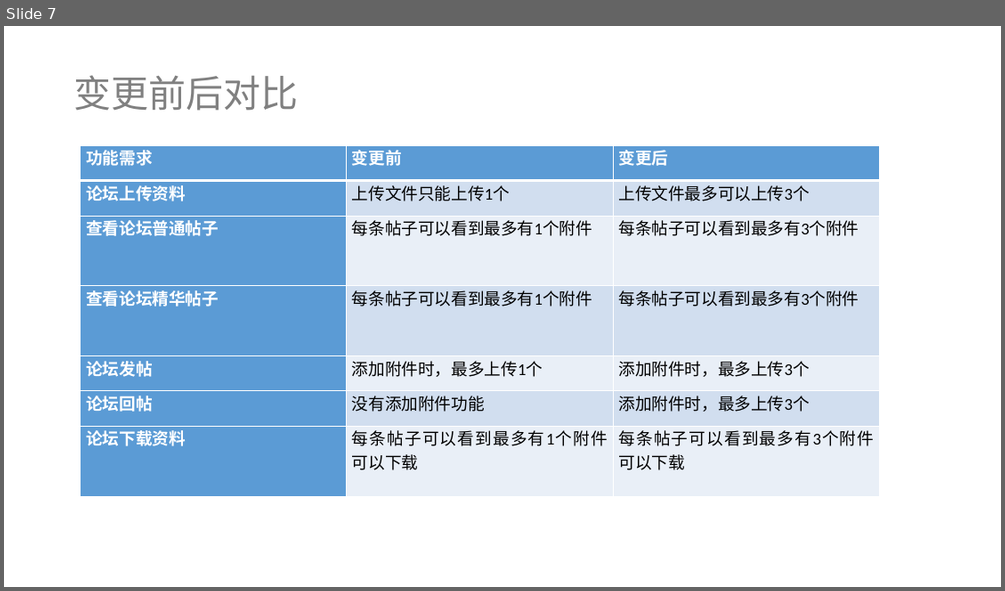
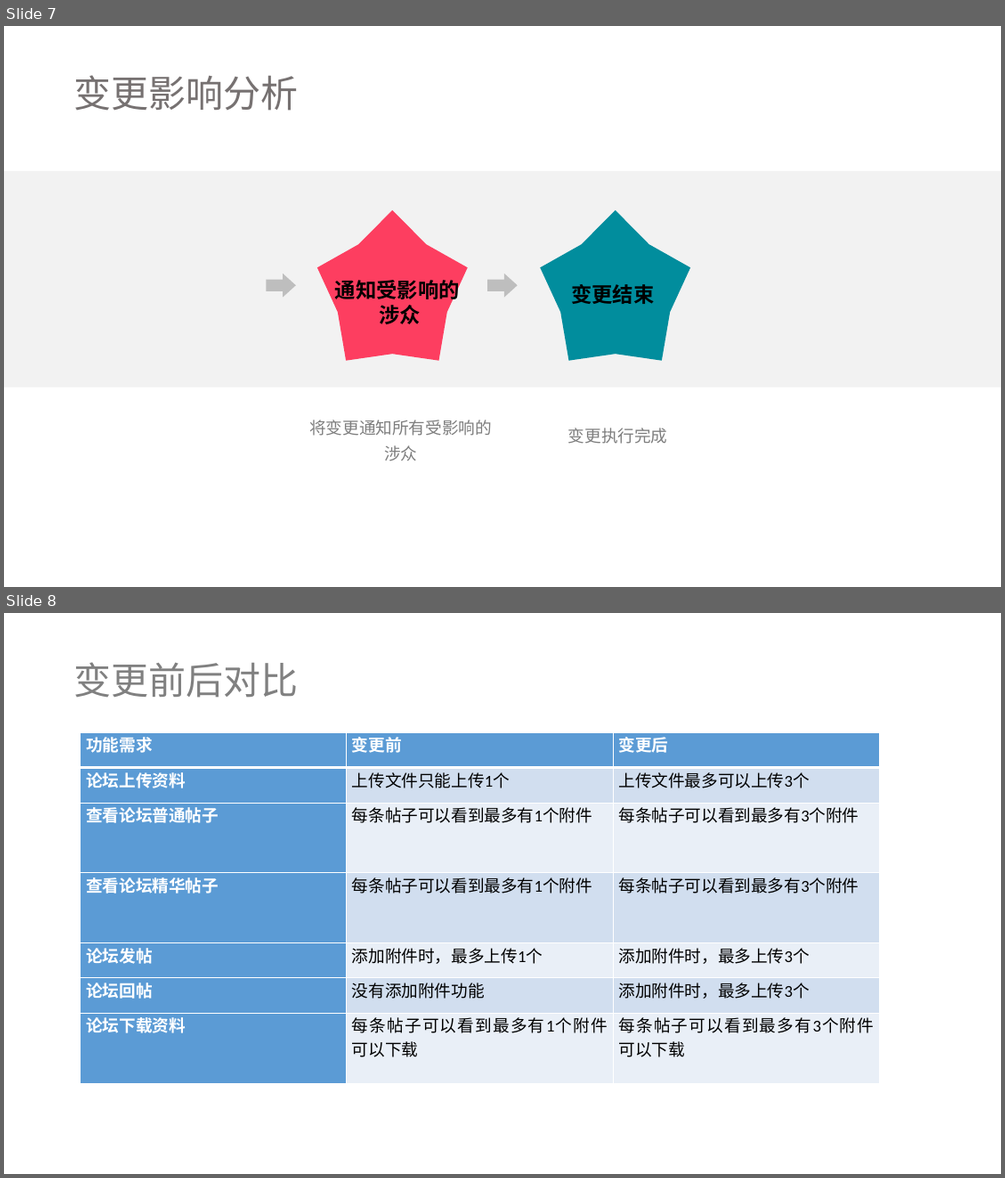
Before and after one commit to tzy502/G16, a slide deck: 需求变更/需求变更.pptx. Shown one above the other, each under a label of ours: slide 7 before the commit, slides 7 and 8 after it. The pictures are 1005x591 and 1005x1178 pixels, drawn with LibreOffice and Linux fonts; fonts in the diff are those of the drawing. Boxes give left, top, right and bottom in pixels: in the first picture for what was removed or moved away, otherwise in the second. Text is boxed around its words. In the diff, an @@ line names an element or a change of style, - is before the commit and + after.

```diff
--- a/需求变更/需求变更.pptx
+++ b/需求变更/需求变更.pptx
@@ slide 7 added at <box>4,26,1001,587</box>, background #FFFFFF @@
@@ text added at <box>73,75,298,111</box>, 36 pt, text #767171 @@
+变更影响分析
@@ rectangle added at <box>4,171,1000,387</box>, fill #F2F2F2 @@
@@ star added at <box>317,210,468,361</box>, fill #FD3E60 @@
@@ star added at <box>540,210,690,361</box>, fill #018D9D @@
@@ right arrow added at <box>266,273,296,297</box>, fill #BEBEBE @@
@@ text added at <box>335,280,460,324</box>, 20 pt, text #000000, bold @@
+通知受影响的 涉众
@@ right arrow added at <box>488,273,518,297</box>, fill #BEBEBE @@
@@ text added at <box>571,284,654,304</box>, 20 pt, text #000000, bold @@
+变更结束
@@ text added at <box>309,419,492,460</box>, 16 pt, text #7E7E7E @@
+将变更通知所有受影响的涉众
@@ text added at <box>568,427,668,443</box>, 16 pt, text #7E7E7E @@
+变更执行完成
@@ what was slide 7 is now slide 8 @@
```
Also in this commit, not shown: 2 slides changed, 1 other slide added, 18 other files.
